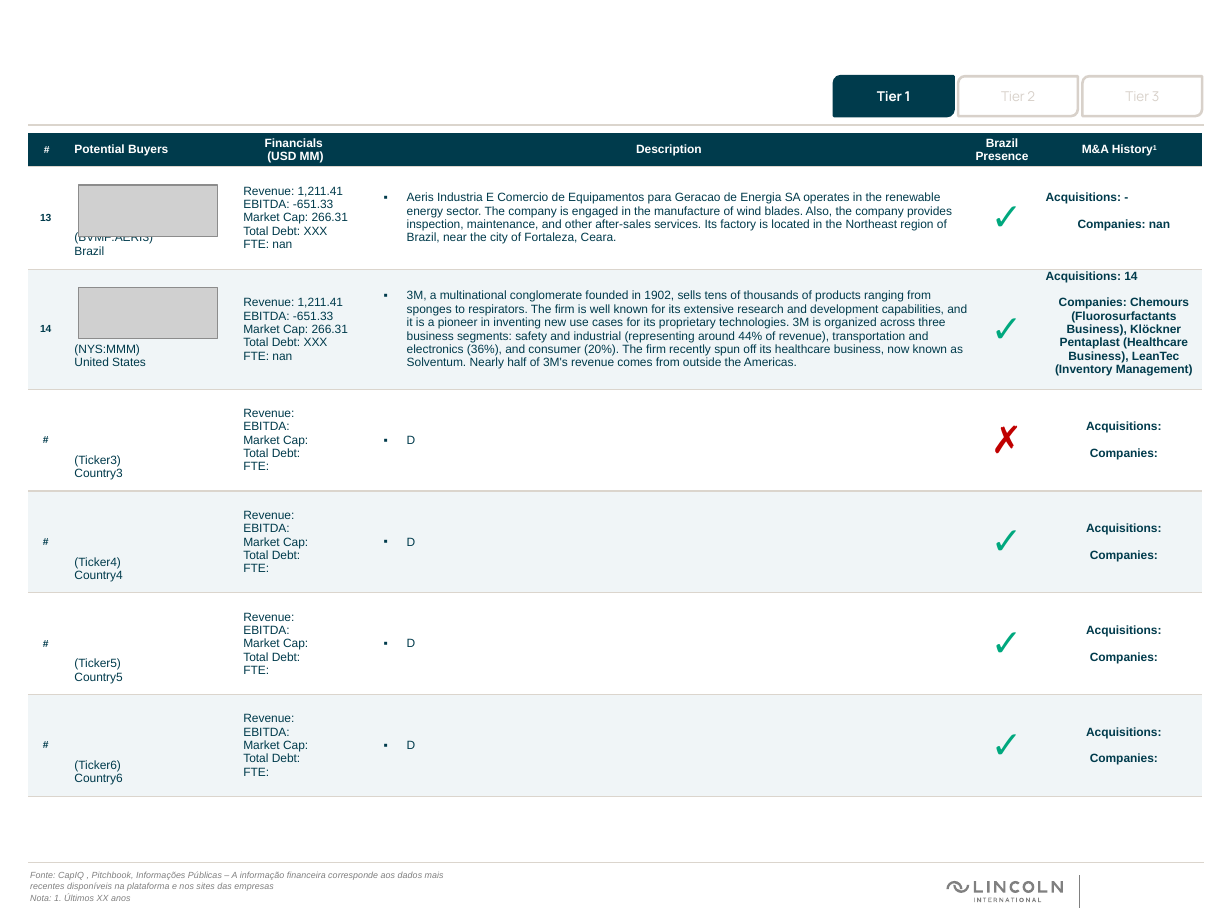
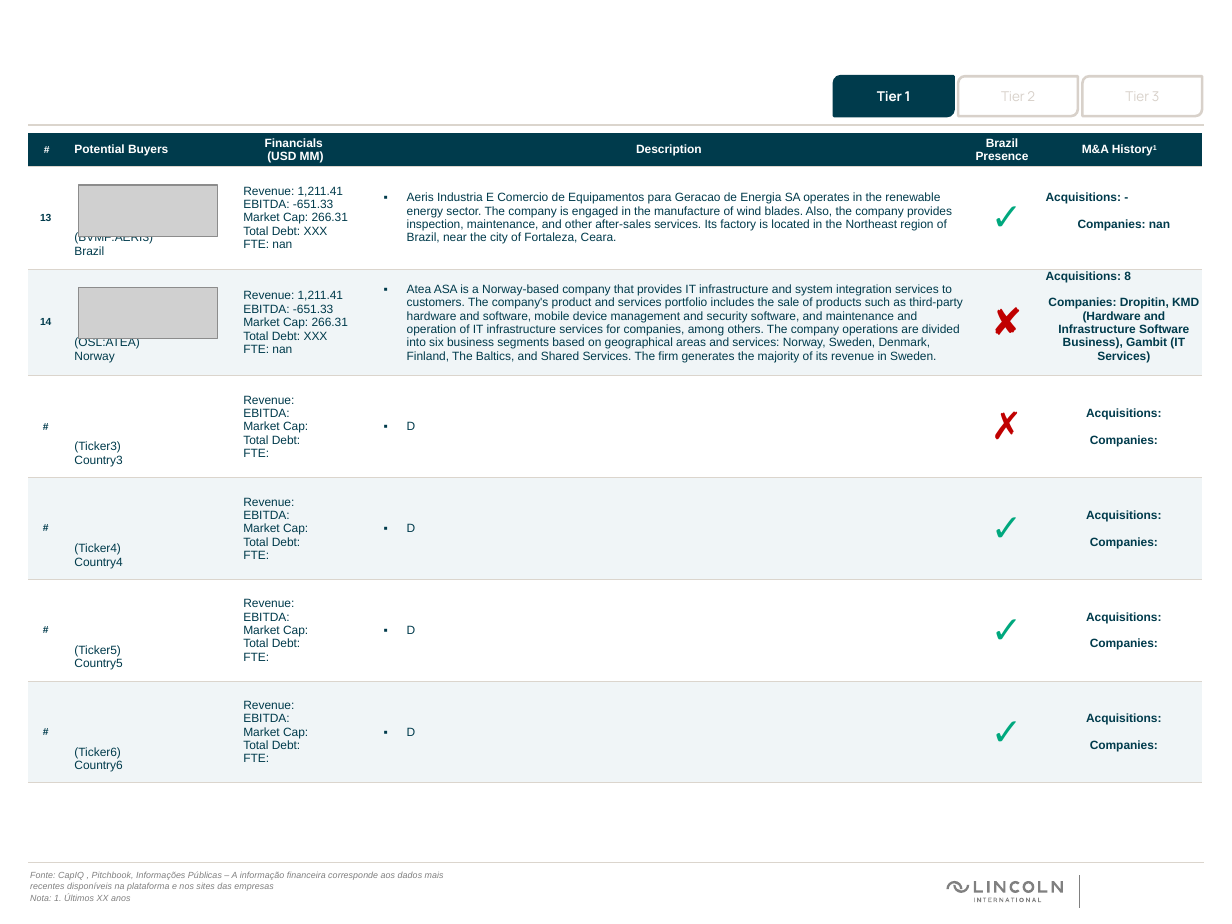
Before and after one commit to gabrielgreisen/IB-pptx-opt-linc, a slide deck: slide 6 of buyers_presentation.pptx. Drawn at 1232x924 pixels with LibreOffice and Linux fonts; fonts in the diff are those of the drawing; grey boxes stand for pictures; background and template pictures are left out. Boxes give left, top, right and bottom in pixels: in the first picture for what was removed or moved away, otherwise in the second. Text is boxed around its words. In the diff, an @@ line names an element or a change of style, - is before the commit and + after.

```diff
--- a/buyers_presentation.pptx
+++ b/buyers_presentation.pptx
@@ table at box(28, 133, 1201, 779) @@
-row 3: 14 | (NYS:MMM) United States | Revenue: 1,211.41 EBITDA: -651.33 Market Cap: 266.31 Total Debt: XXX FTE: nan | 3M, a multinational conglomerate founded in 1902, sells tens of thousands of products ranging from sponges to respirators. The firm is well known for its extensive research and development capabilities, and it is a pioneer in inventing new use cases for its proprietary technologies. 3M is organized across three business segments: safety and industrial (representing around 44% of revenue), transportation and electronics (36%), and consumer (20%). The firm recently spun off its healthcare business, now known as Solventum. Nearly half of 3M's revenue comes from outside the Americas. | ✓ | Acquisitions: 14 Companies: Chemours (Fluorosurfactants Business), Klöckner Pentaplast (Healthcare Business), LeanTec (Inventory Management)
+row 3: 14 | (OSL:ATEA) Norway | Revenue: 1,211.41 EBITDA: -651.33 Market Cap: 266.31 Total Debt: XXX FTE: nan | Atea ASA is a Norway-based company that provides IT infrastructure and system integration services to customers. The company's product and services portfolio includes the sale of products such as third-party hardware and software, mobile device management and security software, and maintenance and operation of IT infrastructure services for companies, among others. The company operations are divided into six business segments based on geographical areas and services: Norway, Sweden, Denmark, Finland, The Baltics, and Shared Services. The firm generates the majority of its revenue in Sweden. | ✘ | Acquisitions: 8 Companies: Dropitin, KMD (Hardware and Infrastructure Software Business), Gambit (IT Services)
```
Also in this commit, not shown: 19 other files.
